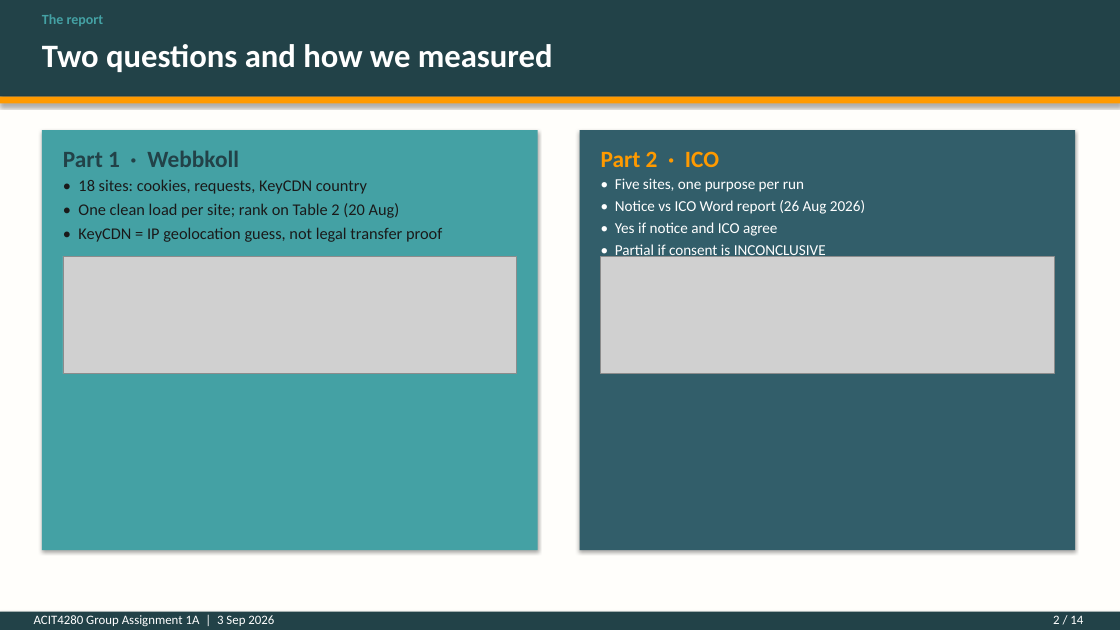
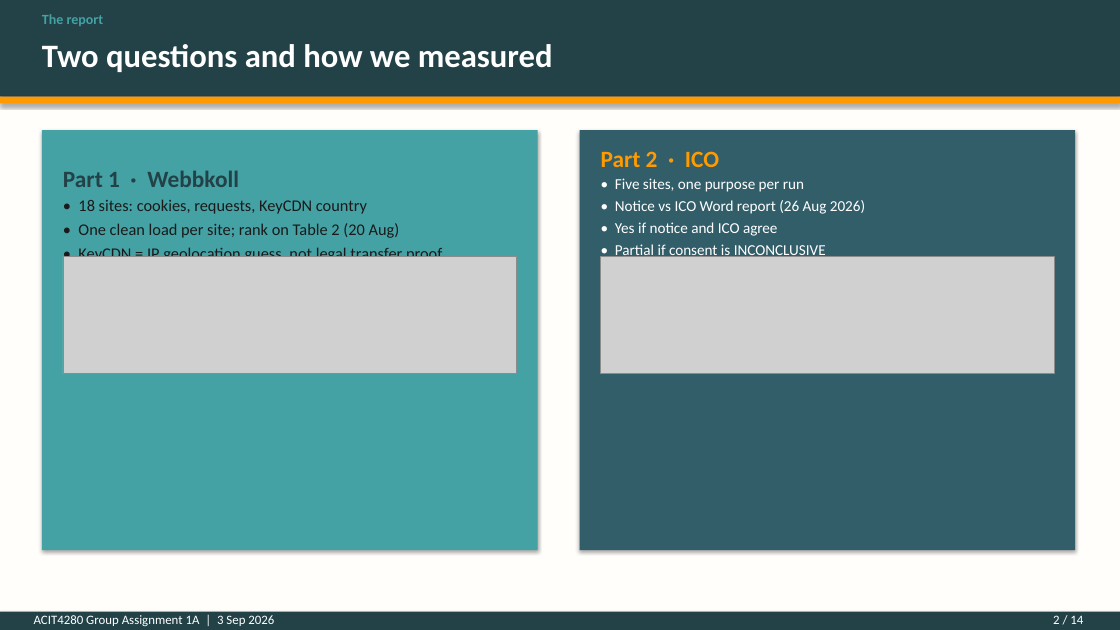
Before and after one commit to kasa031/Bacheloroppgave, a slide deck: slide 2 of ACIT4280_1A_presentation.pptx. Drawn at 1120x630 pixels with LibreOffice and Linux fonts; fonts in the diff are those of the drawing; grey boxes stand for pictures. Boxes give left, top, right and bottom in pixels: in the first picture for what was removed or moved away, otherwise in the second. Text is boxed around its words. In the diff, an @@ line names an element or a change of style, - is before the commit and + after.

```diff
--- a/ACIT4280_1A_presentation.pptx
+++ b/ACIT4280_1A_presentation.pptx
@@ text "Part 1 · Webbkoll": place and size @@
-text "Part 1 · Webbkoll" at <box>63,151,239,167</box>
+text "Part 1 · Webbkoll" at <box>63,171,239,187</box>
@@ text "• 18 sites: cookies, requests, ...": place and size @@
-text "• 18 sites: cookies, requests, ..." at <box>78,179,442,242</box>
+text "• 18 sites: cookies, requests, ..." at <box>78,199,442,264</box>
```
Also in this commit, not shown: 4 other files.
